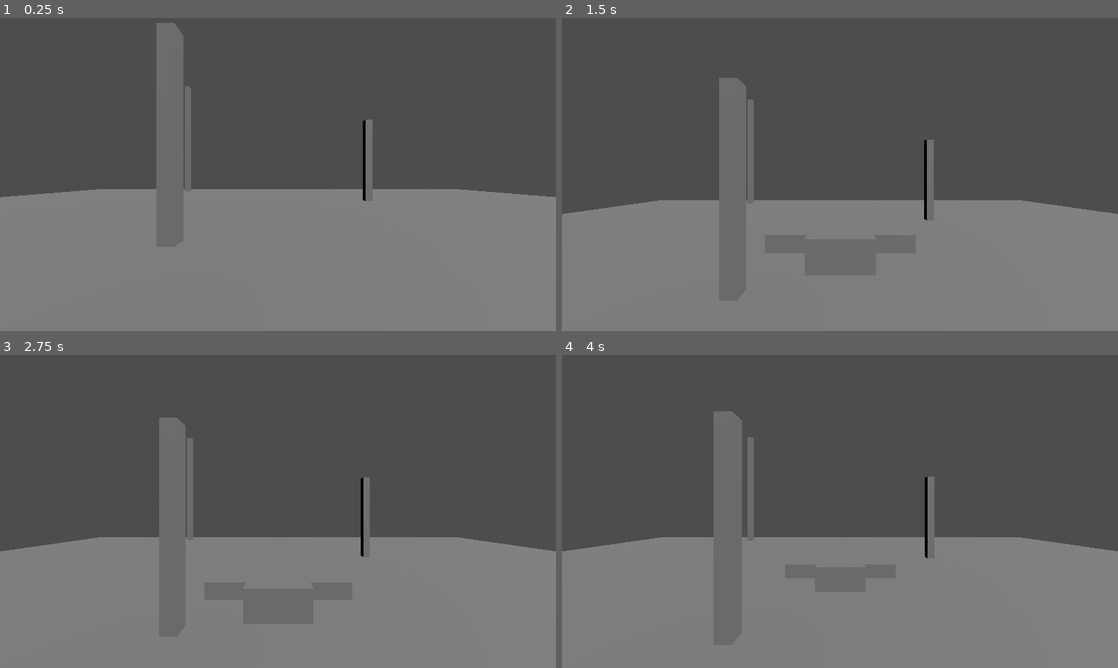
Above: before the commit, frames 1-4 (two rows, left to right).
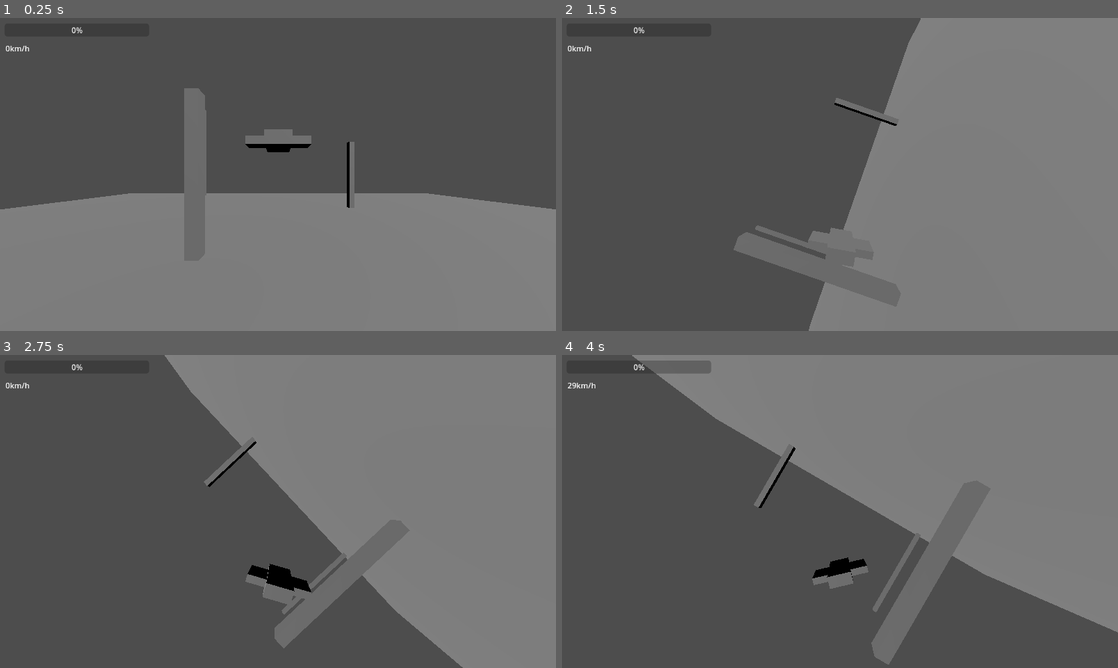
Above: after the commit, the same moments.

Repository: DnumdeYevoc/Plane-Game
Game: Godot game, scene res://game.tscn
Two runs of this game, one before a commit and one after it. Both use one fixed random seed, a clock stepped at 60 frames per second and the inputs below.
Inputs:
- Up to frame 1 (0.25 s): no input
- Up to frame 2 (1.5 s): hold E (roll_right) 0.53-1.28 s; hold Space (turbo, bound only after the commit) 0.53-1.28 s; hold Down (slow_down) from 1.28 s (still down); tap Space (turbo, bound only after the commit) at 1.35 s
- Up to frame 3 (2.75 s): release Down (slow_down) at 2.03 s; hold E (roll_right) from 2.03 s (still down); hold Space (turbo, bound only after the commit) from 2.03 s (still down)
- Up to frame 4 (4 s): release E (roll_right) at 2.78 s; release Space (turbo, bound only after the commit) at 2.78 s; hold Up (speed_up) 2.78-3.53 s; tap Space (turbo, bound only after the commit) at 2.85 s; hold Q (roll_left) from 3.53 s (still down); hold Space (turbo, bound only after the commit) from 3.53 s (still down)

The runs differ from the first frame. In frame 1, 6.8% of the frame differs, in the area x 0-100%, y 1-62%; in frame 2, 45%; in frame 3, 63%; in frame 4, 72%, in the area x 0-100%, y 0-100%.

Commit message:
added turbo

Diff:
--- a/finalproject/3rd_person_cam.gd
+++ b/finalproject/3rd_person_cam.gd
@@ -1,7 +1,7 @@
 extends Node3D
 
 @export var target : Node3D
-@export var movement_sharpness := 3
+@export var movement_sharpness := 6
 
 func _process(delta: float) -> void:
 
--- a/finalproject/game.tscn
+++ b/finalproject/game.tscn
@@ -45,4 +45,3 @@
 
 [node name="PlaneV4" parent="." instance=ExtResource("1_80nbo")]
 transform = Transform3D(1, 0, 0, 0, 1, 0, 0, 0, 1, 0, 20, 0)
-three_input_steering = false
--- a/finalproject/plane.tscn
+++ b/finalproject/plane.tscn
@@ -34,6 +34,18 @@
 target = NodePath("..")
 
 [node name="Camera3D" type="Camera3D" parent="3rdPersonCam"]
-transform = Transform3D(1, 0, 0, 0, 1, 0, 0, 0, 1, 0, 1.34223, 3.65458)
+transform = Transform3D(1, 0, 0, 0, 1, 0, 0, 0, 1, 0, 2.8195, 6.44303)
 current = true
-fov = 80.0
+fov = 90.0
+
+[node name="TurboMeter" type="ProgressBar" parent="."]
+offset_left = 8.0
+offset_top = 10.0
+offset_right = 434.0
+offset_bottom = 37.0
+
+[node name="Speed" type="Label" parent="."]
+offset_left = 10.0
+offset_top = 50.0
+offset_right = 50.0
+offset_bottom = 73.0
--- a/finalproject/plane_controller.gd
+++ b/finalproject/plane_controller.gd
@@ -1,16 +1,24 @@
 extends CharacterBody3D
 
-@export var max_speed := 50.0
-@export var acceleration := 0.1
-@export var deceleration := 0.2
+@export var max_speed := 80.0
+@export var acceleration := 0.6
+@export var deceleration := 0.3
 
 @export var pitch_speed := 1.0
-@export var yaw_speed := 1.0
-@export var roll_speed := 1.0
+@export var yaw_speed := 2.0
+@export var roll_speed := 2.0
 
-@export var sharp_steering := 2
+@export var sharp_steering := 6
+@export var three_input_steering := true
+@export var fov := 90.0
 
-@export var three_input_steering := true
+@export var turbo:= true
+
+@export var turbo_strength:= 1.5 #your new top speed = top speed * turbo strength
+@export var turbo_max:= 3.0
+@export var turbo_reload_speed:= 1.0
+@export var turbo_cooldown := 100
+
 
 var pitch_input := 0.0
 var yaw_input := 0.0
@@ -18,18 +26,50 @@
 
 var cur_speed := 0.0
 
+@onready var cam: Camera3D = $"3rdPersonCam/Camera3D"
+@onready var turbo_meter: ProgressBar = $TurboMeter
+@onready var speed_label: Label = $Speed
 
-@onready var cam: Camera3D = $"3rdPersonCam/Camera3D"
+var t_cooldown := 0
+
+func _ready() -> void:
+	cam.fov = fov
+	max_speed /= 4
+	if turbo:
+		turbo_meter.max_value = turbo_max
+		turbo_meter.size.x= turbo_max*100
+		turbo_meter.value = 0.0
+		t_cooldown = turbo_cooldown
 
 func get_input(delta):
 	if Input.is_action_pressed("speed_up"):
 		cur_speed = lerp(cur_speed, max_speed, acceleration *delta)
-		if cur_speed/20.0 >= 1:
-			cam.fov = lerp(cam.fov, 110.0, acceleration*delta)
 	if Input.is_action_pressed("slow_down"):
 		cur_speed = lerp(cur_speed, 0.0, deceleration *delta)
-		if cur_speed/20.0 <= 1:
-			cam.fov = lerp(cam.fov, 90.0, deceleration*delta)
+
+	#turbo
+	if turbo:
+		if t_cooldown ==0:
+			if Input.is_action_pressed("turbo"):
+					turbo_meter.value -= acceleration*delta
+					print(acceleration*delta)
+					cur_speed = lerp(cur_speed, max_speed*turbo_strength, acceleration *delta)
+					cam.fov = lerp(cam.fov, fov + 20.0, acceleration*2 *delta)
+					if turbo_meter.value <= 0:
+						t_cooldown = turbo_cooldown
+			elif turbo_meter.value != turbo_meter.max_value:
+				turbo_meter.value += turbo_reload_speed*delta
+
+	#turbo cooldown
+	if Input.is_action_just_released("turbo"):
+		t_cooldown = turbo_cooldown
+	if t_cooldown:
+		t_cooldown -=1
+		cur_speed = lerp(cur_speed, clamp(max_speed,0,cur_speed), acceleration *delta)
+		cam.fov = lerp(cam.fov, fov, acceleration*4 *delta)
+	if t_cooldown == 1:
+		cur_speed = clamp(max_speed,0,cur_speed)
+		cam.fov = fov
 
 	pitch_input = lerp(pitch_input, Input.get_action_strength("pitch_up")-Input.get_action_strength("pitch_down"), sharp_steering*delta)
 	yaw_input = lerp(yaw_input, Input.get_action_strength("yaw_left")-Input.get_action_strength("yaw_right"), sharp_steering*delta)
@@ -38,10 +78,12 @@
 	else:
 		yaw_speed = 0.4*roll_speed
 		roll_input = yaw_input
+
+
 func _physics_process(delta: float) -> void:
 	#input
 	get_input(delta)
-
+	speed_label.text = str(int(cur_speed*4))+ "km/h"
 	#rotate
 	transform.basis = transform.basis.rotated(transform.basis.z, roll_input*roll_speed*delta)
 	transform.basis = transform.basis.rotated(transform.basis.x, pitch_input*pitch_speed*delta)
--- a/finalproject/project.godot
+++ b/finalproject/project.godot
@@ -62,3 +62,8 @@
 "events": [Object(InputEventKey,"resource_local_to_scene":false,"resource_name":"","device":-1,"window_id":0,"alt_press …(195 unchanged characters)…
 ]
 }
+turbo={
+"deadzone": 0.2,
+"events": [Object(InputEventKey,"resource_local_to_scene":false,"resource_name":"","device":-1,"window_id":0,"alt_pressed":false,"shift_pressed":false,"ctrl_pressed":false,"meta_pressed":false,"pressed":false,"keycode":0,"physical_keycode":32,"key_label":0,"unicode":32,"location":0,"echo":false,"script":null)
+]
+}
